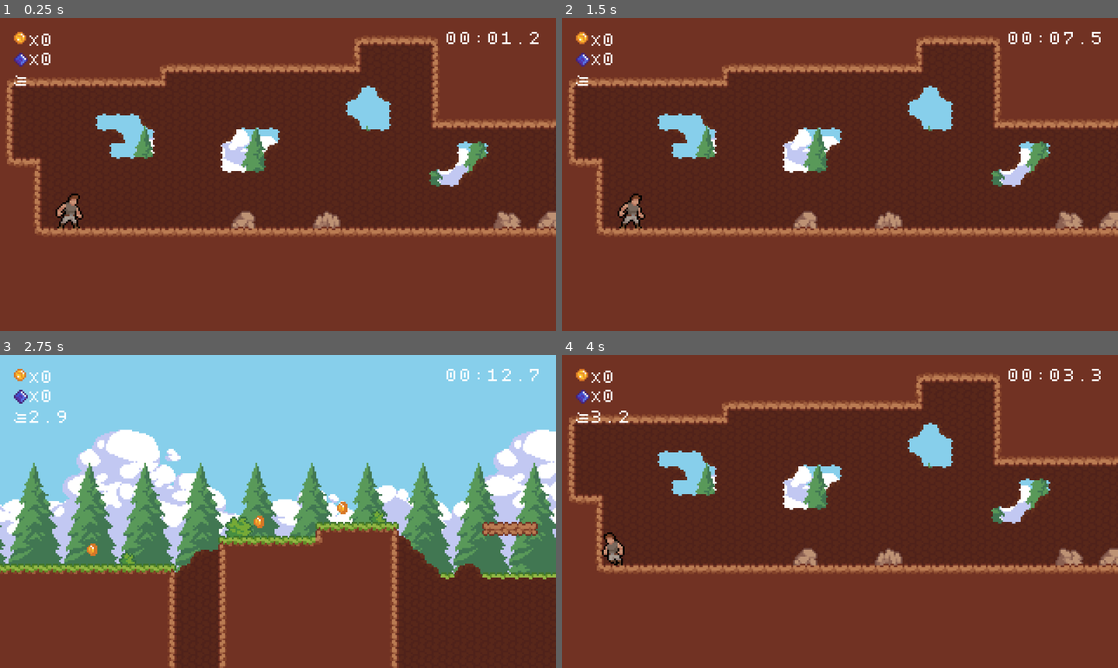
Above: before the commit, frames 1-4 (two rows, left to right).
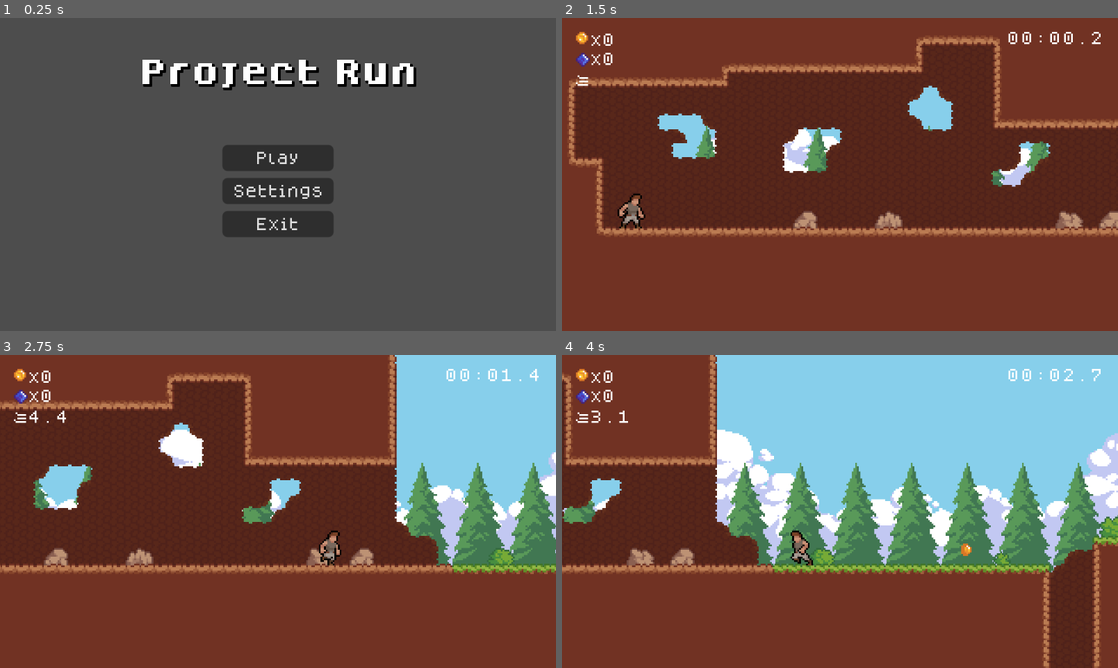
Above: after the commit, the same moments.

Repository: AashaStudios/ProjectRun
Game: Godot game, scene res://scenes/main_menu.tscn
Two runs of this game, one before a commit and one after it. Both use one fixed random seed, a clock stepped at 60 frames per second and the inputs below. Before the commit the project starts from res://scenes/game.tscn.
Inputs (mouse positions are in pixels of both pictures, inside the frame that each line leads up to):
- Up to frame 1 (0.25 s): no input
- Up to frame 2 (1.5 s): click (840, 190) at 0.5 s, where only the run after the commit has a clickable "Settings"; click (840, 158) at 1.25 s, where only the run after the commit has a clickable "Play"
- Up to frame 3 (2.75 s): hold Right (right) from 2.03 s (still down); tap Z (dash) at 2.1 s; tap Space (jump) at 2.27 s
- Up to frame 4 (4 s): tap Z (dash) at 2.85, 3.6 s; tap Space (jump) at 3.02 s; release Right (right) at 3.53 s; hold Left (left) from 3.53 s (still down)

The runs differ from the first frame. In frame 1, 100% of the frame differs, in the area x 0-100%, y 0-100%; in frame 2, less than 0.1%; in frame 3, 64%; in frame 4, 59%.

Commit message:
Made the Main Menu!

Diff:
--- a/project.godot
+++ b/project.godot
@@ -8,12 +8,16 @@
 
 config_version=5
 
+[animation]
+
+compatibility/default_parent_skeleton_in_mesh_instance_3d=true
+
 [application]
 
 config/name="Project Run"
 config/version="0.2.0"
-run/main_scene="uid://cqyntkeopx0pm"
-config/features=PackedStringArray("4.5", "GL Compatibility")
+run/main_scene="uid://cxl6xh0uhemvx"
+config/features=PackedStringArray("4.6", "GL Compatibility")
 config/icon="res://icon.svg"
 
 [display]
--- a/scenes/game_manager.gd
+++ b/scenes/game_manager.gd
@@ -11,7 +11,6 @@
 
 func _ready() -> void:
     RenderingServer.set_default_clear_color(Color(0.53, 0.81, 0.92))
-    Engine.time_scale = 5
 
 
 func _process(delta: float) -> void:
--- /dev/null
+++ b/scenes/main_menu.gd
@@ -0,0 +1,13 @@
+extends Control
+
+
+func _on_play_button_pressed() -> void:
+    get_tree().change_scene_to_file("res://scenes/game.tscn")
+
+
+func _on_settings_button_pressed() -> void:
+    pass # Replace with function body.
+
+
+func _on_exit_button_pressed() -> void:
+    get_tree().quit()
--- /dev/null
+++ b/scenes/main_menu.tscn
@@ -0,0 +1,71 @@
+[gd_scene format=3 uid="uid://cxl6xh0uhemvx"]
+
+[ext_resource type="Script" uid="uid://c36opaes2iy2n" path="res://scenes/main_menu.gd" id="1_bqqt6"]
+[ext_resource type="FontFile" uid="uid://g74s31s2hija" path="res://assets/fonts/dogicapixelbold.ttf" id="1_ekxnf"]
+[ext_resource type="FontFile" uid="uid://cjrly1y1aelih" path="res://assets/fonts/dogicapixel.ttf" id="2_bqqt6"]
+
+[node name="MainMenu" type="Control" unique_id=395476146]
+layout_mode = 3
+anchors_preset = 15
+anchor_right = 1.0
+anchor_bottom = 1.0
+grow_horizontal = 2
+grow_vertical = 2
+script = ExtResource("1_bqqt6")
+
+[node name="GameTitle" type="Label" parent="." unique_id=2064377147]
+layout_mode = 1
+anchors_preset = 5
+anchor_left = 0.5
+anchor_right = 0.5
+offset_left = -80.0
+offset_top = 24.0
+offset_right = 80.0
+offset_bottom = 47.0
+grow_horizontal = 2
+theme_override_colors/font_shadow_color = Color(0, 0, 0, 1)
+theme_override_constants/shadow_outline_size = 2
+theme_override_fonts/font = ExtResource("1_ekxnf")
+theme_override_font_sizes/font_size = 16
+text = "Project Run"
+
+[node name="Buttons" type="BoxContainer" parent="." unique_id=1773891079]
+layout_mode = 1
+anchors_preset = 8
+anchor_left = 0.5
+anchor_top = 0.5
+anchor_right = 0.5
+anchor_bottom = 0.5
+offset_left = -32.0
+offset_top = -18.0
+offset_right = 32.0
+offset_bottom = 38.0
+grow_horizontal = 2
+grow_vertical = 2
+
+[node name="VBoxContainer" type="VBoxContainer" parent="Buttons" unique_id=259482401]
+layout_mode = 2
+size_flags_horizontal = 3
+size_flags_vertical = 4
+
+[node name="PlayButton" type="Button" parent="Buttons/VBoxContainer" unique_id=1259404869]
+layout_mode = 2
+theme_override_fonts/font = ExtResource("2_bqqt6")
+theme_override_font_sizes/font_size = 8
+text = "Play"
+
+[node name="SettingsButton" type="Button" parent="Buttons/VBoxContainer" unique_id=1090873375]
+layout_mode = 2
+theme_override_fonts/font = ExtResource("2_bqqt6")
+theme_override_font_sizes/font_size = 8
+text = "Settings"
+
+[node name="ExitButton" type="Button" parent="Buttons/VBoxContainer" unique_id=1625227634]
+layout_mode = 2
+theme_override_fonts/font = ExtResource("2_bqqt6")
+theme_override_font_sizes/font_size = 8
+text = "Exit"
+
+[connection signal="pressed" from="Buttons/VBoxContainer/PlayButton" to="." method="_on_play_button_pressed"]
+[connection signal="pressed" from="Buttons/VBoxContainer/SettingsButton" to="." method="_on_settings_button_pressed"]
+[connection signal="pressed" from="Buttons/VBoxContainer/ExitButton" to="." method="_on_exit_button_pressed"]
Not shown: 1 places in scenes/game.tres that only renumber resources
Not shown, added: scenes/main_menu.gd.uid
